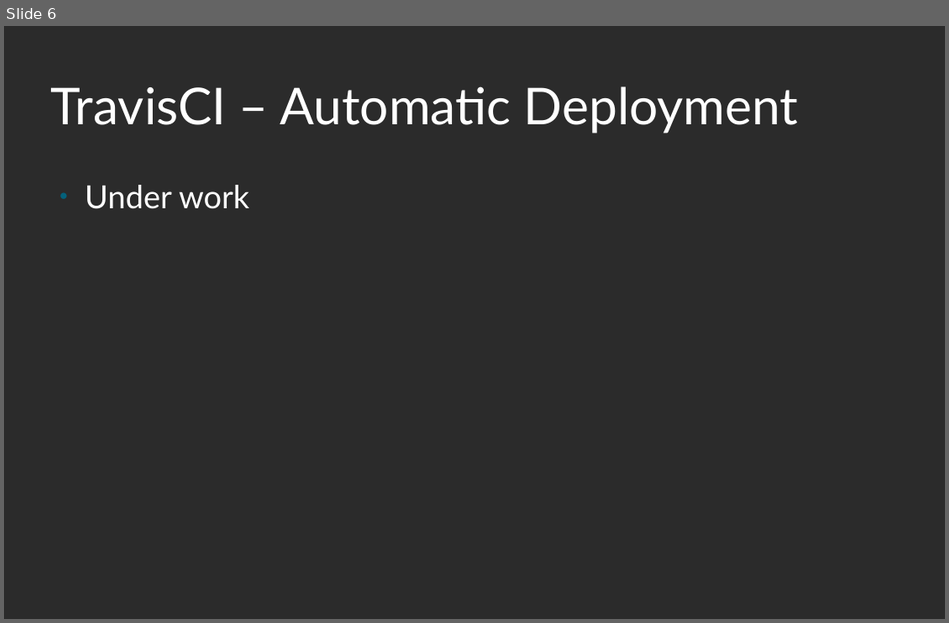
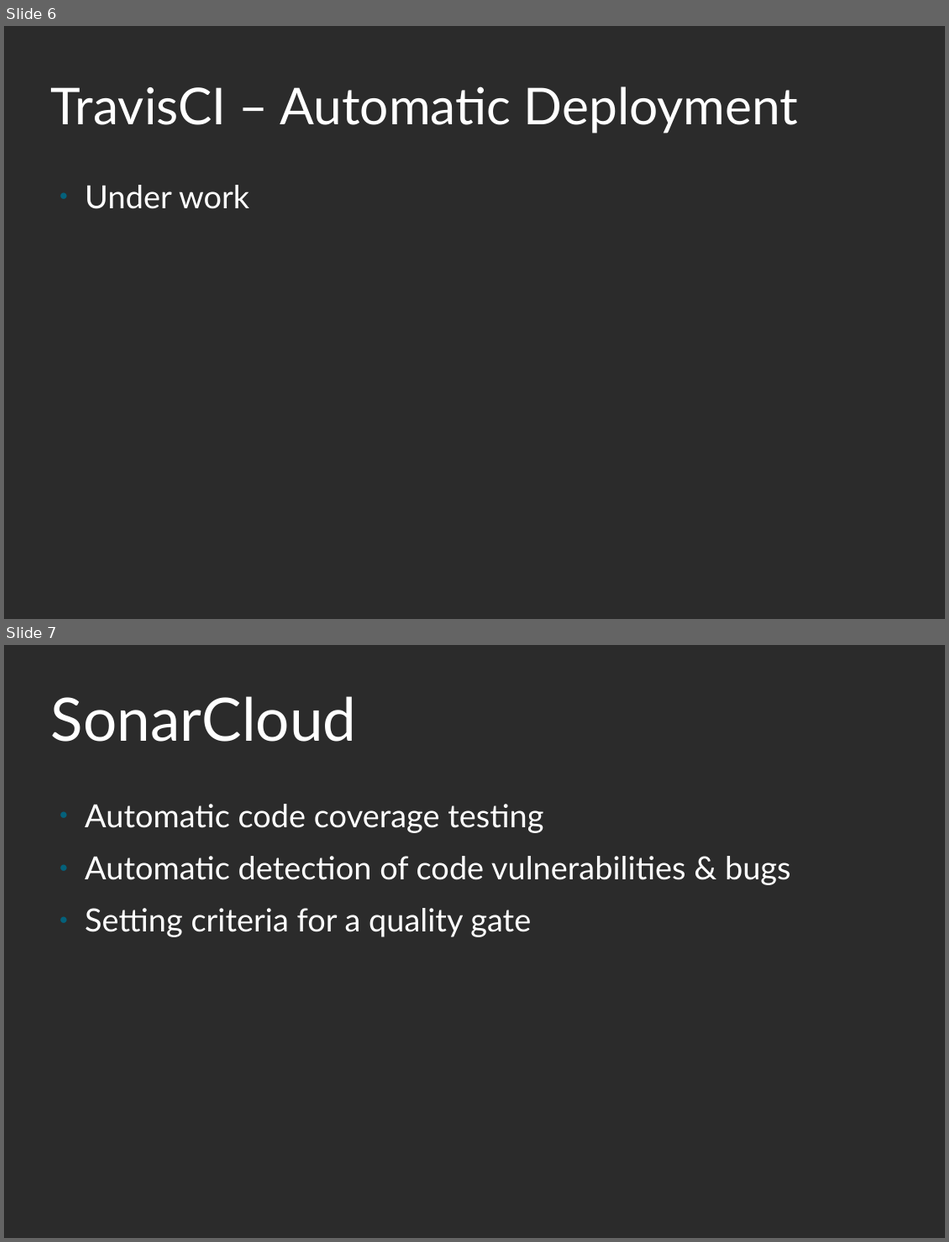
Before and after one commit to unige-pinfo-2019/PInfo3, a slide deck: Docs/pres2.odp. Shown one above the other, each under a label of ours: slide 6 before the commit, slides 6 and 7 after it. The pictures are 949x623 and 949x1242 pixels, drawn with LibreOffice and Linux fonts; fonts in the diff are those of the drawing; background and template pictures are left out; a plain dark background stands for a picture behind light text. Boxes give left, top, right and bottom in pixels: in the first picture for what was removed or moved away, otherwise in the second. Text is boxed around its words. In the diff, an @@ line names an element or a change of style, - is before the commit and + after.

Commit message:
updates to the presentation

```diff
--- a/Docs/pres2.odp
+++ b/Docs/pres2.odp
@@ slide 7 added at (4, 645, 945, 1238), background picture (left out) @@
@@ title added at (51, 696, 357, 742), 60 pt, text #FFFFFF @@
+SonarCloud
@@ text added at (85, 804, 791, 937), 32 pt, text #FFFFFF @@
+● Automatic code coverage testing
+● Automatic detection of code vulnerabilities & bugs
+● Setting criteria for a quality gate
```
Also in this commit, not shown: 1 other slide added.
